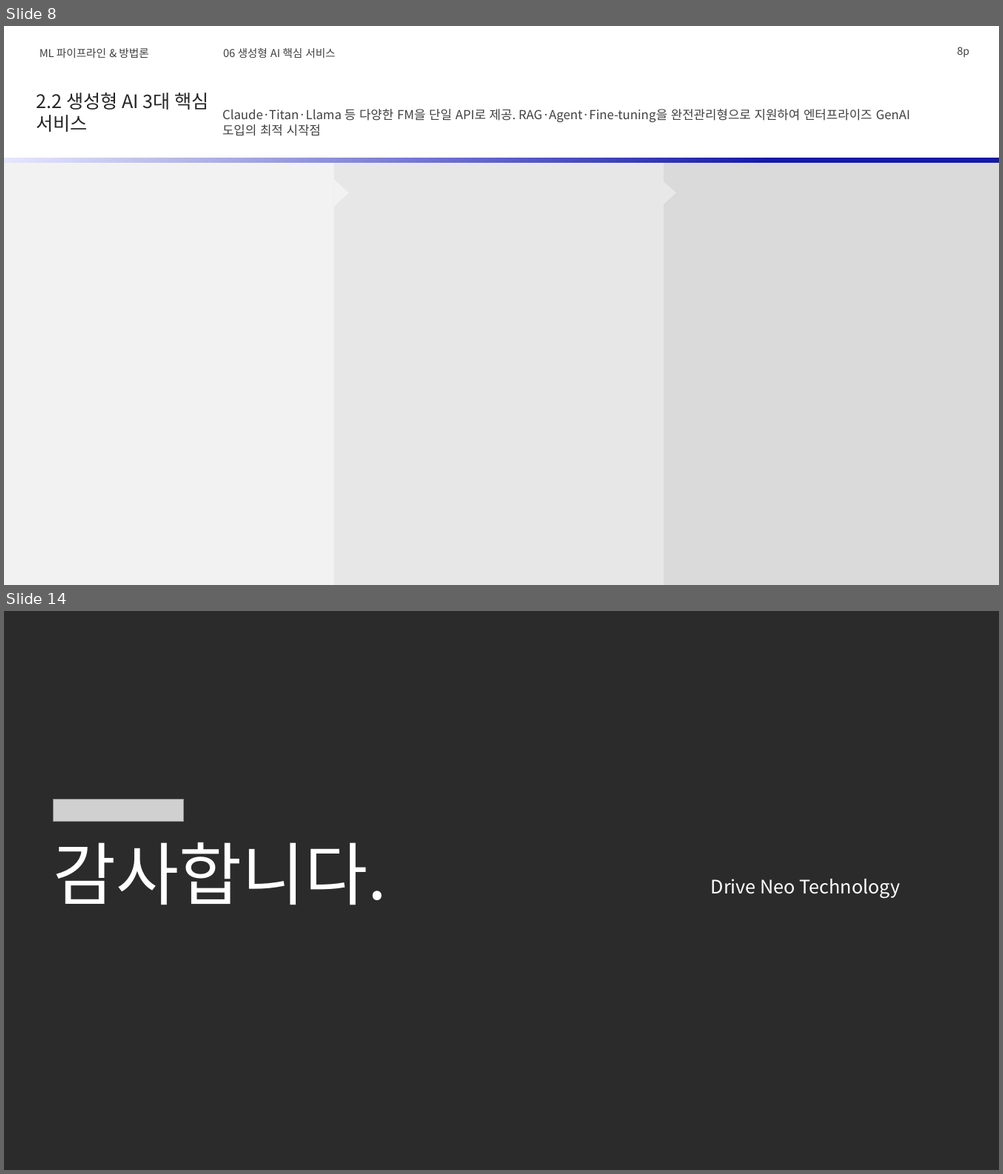
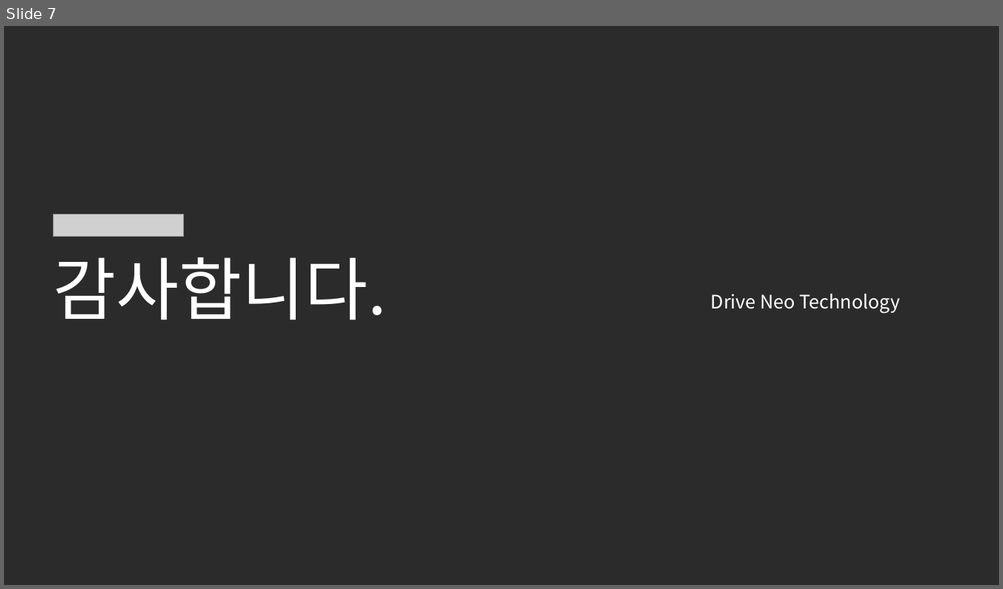
Before and after one commit to lhs6395-hslee/2026-gsn-pptx, a slide deck: result/AWS_AI_FDE.pptx. Shown one above the other, each under a label of ours: slides 8 and 14 before the commit, slide 7 after it; the slides between them are not shown. The pictures are 1003x1174 and 1003x589 pixels, drawn with LibreOffice and Linux fonts; fonts in the diff are those of the drawing; grey boxes stand for pictures; background and template pictures are left out; a plain dark background stands for a picture behind light text. Boxes give left, top, right and bottom in pixels: in the first picture for what was removed or moved away, otherwise in the second. Text is boxed around its words. In the diff, an @@ line names an element or a change of style, - is before the commit and + after.

```diff
--- a/result/AWS_AI_FDE.pptx
+++ b/result/AWS_AI_FDE.pptx
@@ slide 8 removed at (x1=4, y1=26, x2=999, y2=585), background #FFFFFF @@
@@ text removed at (x1=223, y1=47, x2=335, y2=58) @@
-06 생성형 AI 핵심 서비스
@@ page number removed at (x1=956, y1=47, x2=969, y2=57) @@
-8p
@@ title removed at (x1=40, y1=48, x2=148, y2=58) @@
-ML 파이프라인 & 방법론
@@ text removed at (x1=36, y1=93, x2=209, y2=132) @@
-2.2 생성형 AI 3대 핵심 서비스
@@ text removed at (x1=222, y1=109, x2=910, y2=136) @@
-Claude·Titan·Llama 등 다양한 FM을 단일 API로 제공. RAG·Agent·Fine-tuning을 완전관리형으로 지원하여 엔터프라이즈 GenAI 도입의 최적 시작점
@@ rectangle removed at (x1=4, y1=158, x2=999, y2=585) @@
@@ rectangle removed at (x1=4, y1=158, x2=999, y2=163) @@
@@ triangle removed at (x1=255, y1=174, x2=270, y2=201) @@
@@ rectangle removed at (x1=334, y1=163, x2=663, y2=585) @@
@@ triangle removed at (x1=334, y1=179, x2=349, y2=207) @@
@@ triangle removed at (x1=661, y1=179, x2=676, y2=207) @@
@@ rectangle removed at (x1=663, y1=163, x2=999, y2=585) @@
@@ what was slide 14 is now slide 7 @@
```
Also in this commit, not shown: 4 slides changed, 2 slides added, 8 other slides removed, 3 other files.
